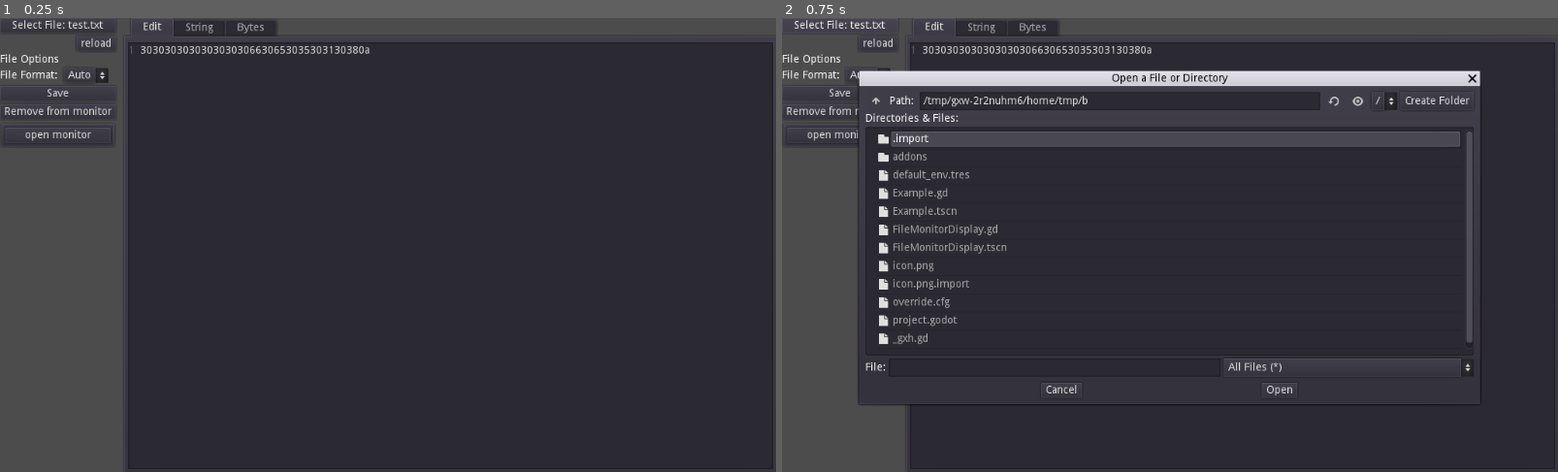
Above: before the commit, frames 1-2 (left to right).
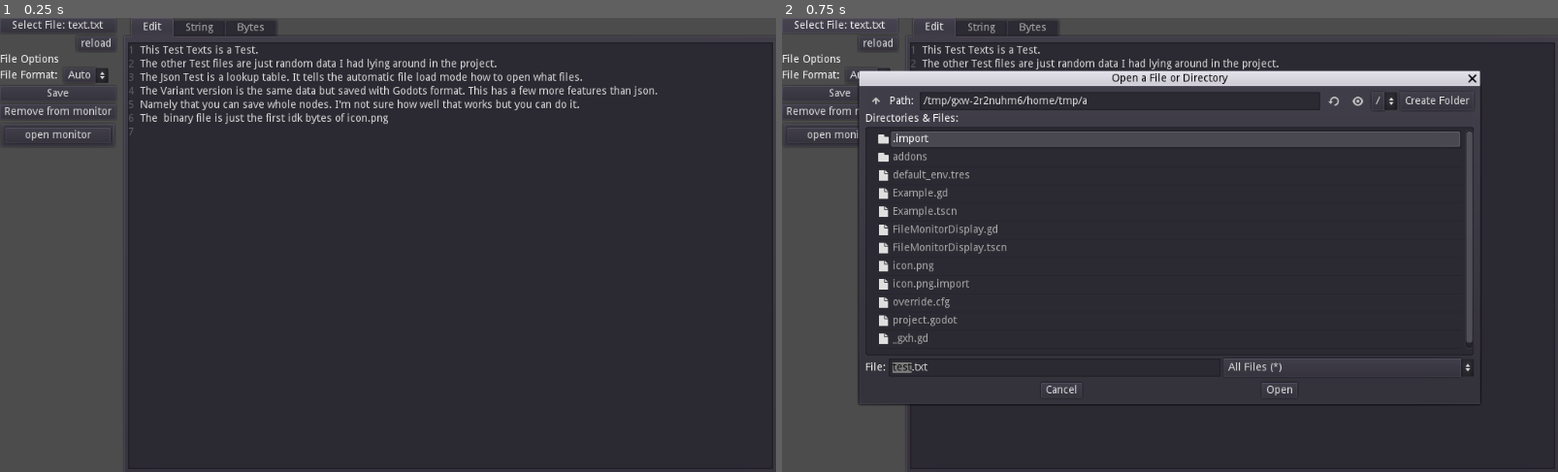
Above: after the commit, the same moments.

Repository: ASecondGuy/EasyFiles
Game: Godot game, scene res://Example.tscn
The game is run twice, just before and just after one commit, with the same random seed, the same clock (stepped at 60 frames per second) and the same inputs.
Inputs:
- Up to frame 1 (0.25 s): no input
- Up to frame 2 (0.75 s): click "Select File: test.txt" (after the commit: "Select File: text.txt") at 0.5 s

The runs differ from the first frame. In frame 1, 2.6% of the frame differs, in the area x 10-85%, y 0-26%; in frame 2, 0.8%.

Commit message:
added new examples for all filetypes

Diff:
--- a/Example.gd
+++ b/Example.gd
@@ -34,15 +34,17 @@
 
 func _ready():
 	_file_monitor.EFNode = EF
-	_on_FileDialog_file_selected("res://addons/EasyFiles/test.txt")
+	_on_FileDialog_file_selected("res://addons/EasyFiles/exampleFiles/text.txt")
 
 	var err = EF.connect("file_modified", self, "_file")
 	if err != OK: print("EasyFilesExample error: " + str(err))
 
-	err = EF.add_file_monitor("res://addons/EasyFiles/test.txt")
+	err = EF.add_file_monitor("res://addons/EasyFiles/exampleFiles/text.txt")
 	if err != OK: print("EasyFilesExample error: " + str(err))
 
 	update_control_panel()
+
+
 
 func _file(path):
 	prints("modified:", path)
--- a/Example.tscn
+++ b/Example.tscn
@@ -183,7 +183,8 @@
 access = 2
 show_hidden_files = true
 current_dir = "/devRepos/EasyFiles"
-current_path = "/devRepos/EasyFiles/"
+current_file = "test.txt"
+current_path = "/devRepos/EasyFiles/test.txt"
 
 [node name="FileDialog2" type="FileDialog" parent="."]
 margin_right = 1024.0
Not shown, added: addons/EasyFiles/exampleFiles/.gdignore
Binary file added: addons/EasyFiles/exampleFiles/bin.bin
Not shown, added: addons/EasyFiles/exampleFiles/csv.csv
Not shown, added: addons/EasyFiles/exampleFiles/json.json
Not shown, added: addons/EasyFiles/exampleFiles/text.txt
Not shown, added: addons/EasyFiles/screenshots/.gdignore
Not shown, removed: addons/EasyFiles/screenshots/screenshot1.png.import
Not shown, removed: addons/EasyFiles/test.txt
Not shown, added: addons/EasyFiles/exampleFiles/variable.var
